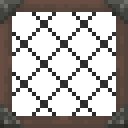
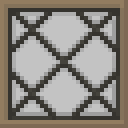
Layers edited between the first and the second w=128, h=128 image:
removed layer "Frame" over (x1=0, y1=0, x2=128, y2=128)
removed layer "GlassBasic" over (x1=8, y1=8, x2=120, y2=120)
added layer "glass_white" above "glass_silver" over (x1=12, y1=12, x2=116, y2=116)
added layer "glass_base" over (x1=0, y1=0, x2=128, y2=128)
